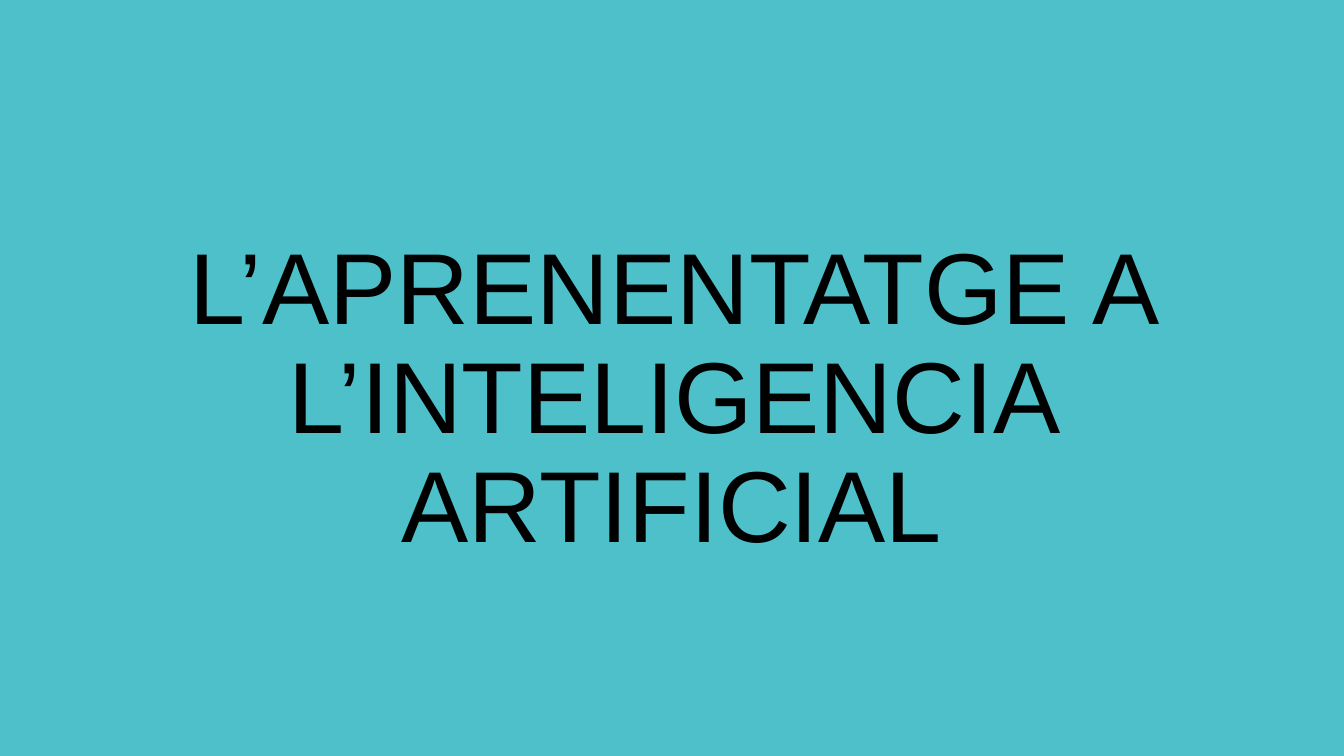
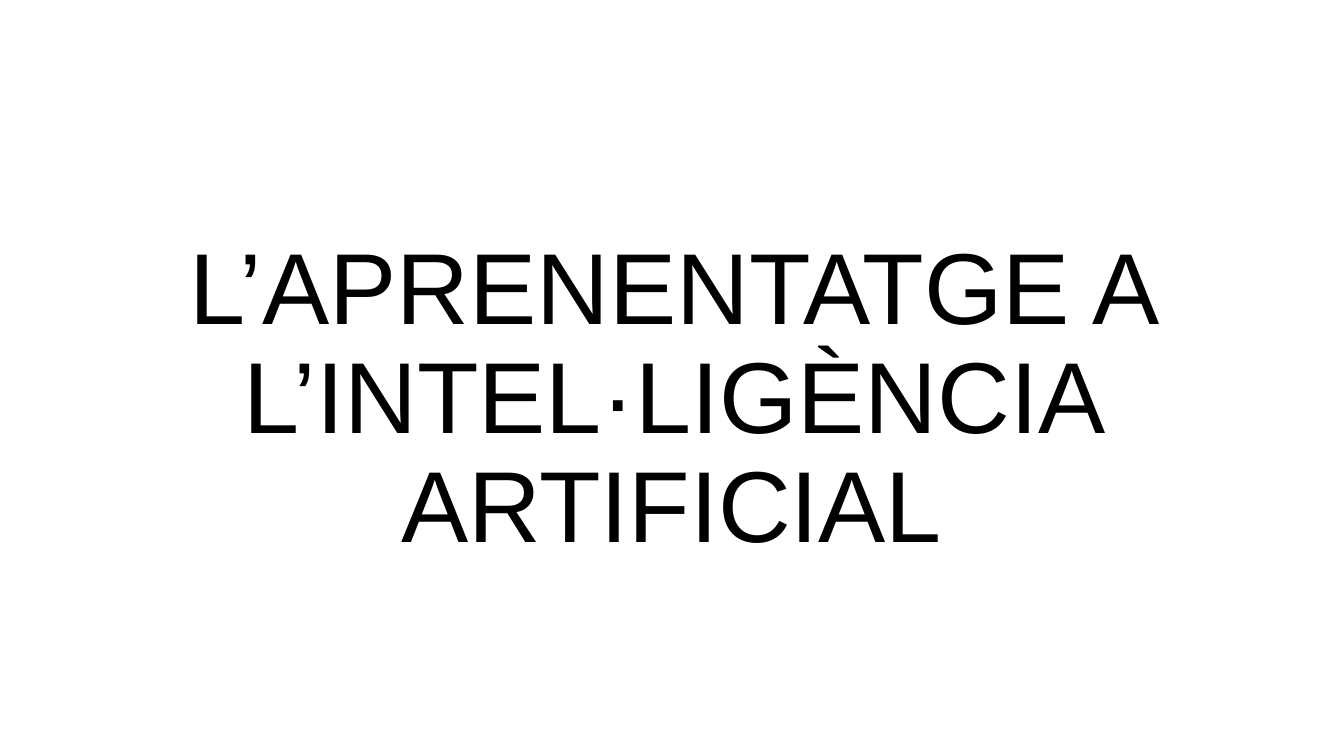
Before and after one commit to FerrerJan/Treball-de-Recerca-IA, a slide deck: slide 1 of TR_ESCRIT/PPT_Teo.pptx. Drawn at 1344x756 pixels with LibreOffice and Linux fonts; fonts in the diff are those of the drawing. Boxes give left, top, right and bottom in pixels: in the first picture for what was removed or moved away, otherwise in the second. Text is boxed around its words. In the diff, an @@ line names an element or a change of style, - is before the commit and + after.

```diff
--- a/TR_ESCRIT/PPT_Teo.pptx
+++ b/TR_ESCRIT/PPT_Teo.pptx
@@ background #4EC0CA to #FFFFFF @@
@@ title at box(189, 253, 1159, 543): text changed @@
-L’APRENENTATGE A L’INTELIGENCIA ARTIFICIAL
+L’APRENENTATGE A L’INTEL·LIGÈNCIA ARTIFICIAL
```
Also in this commit, not shown: 9 other slides changed, 12 slides added, 3 slides removed.
